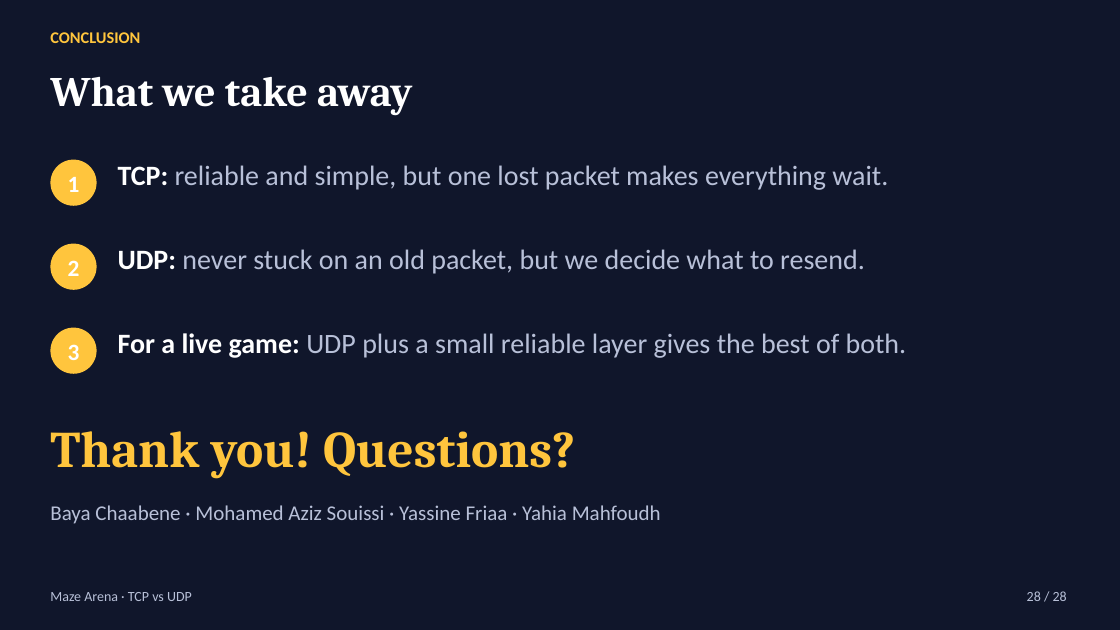
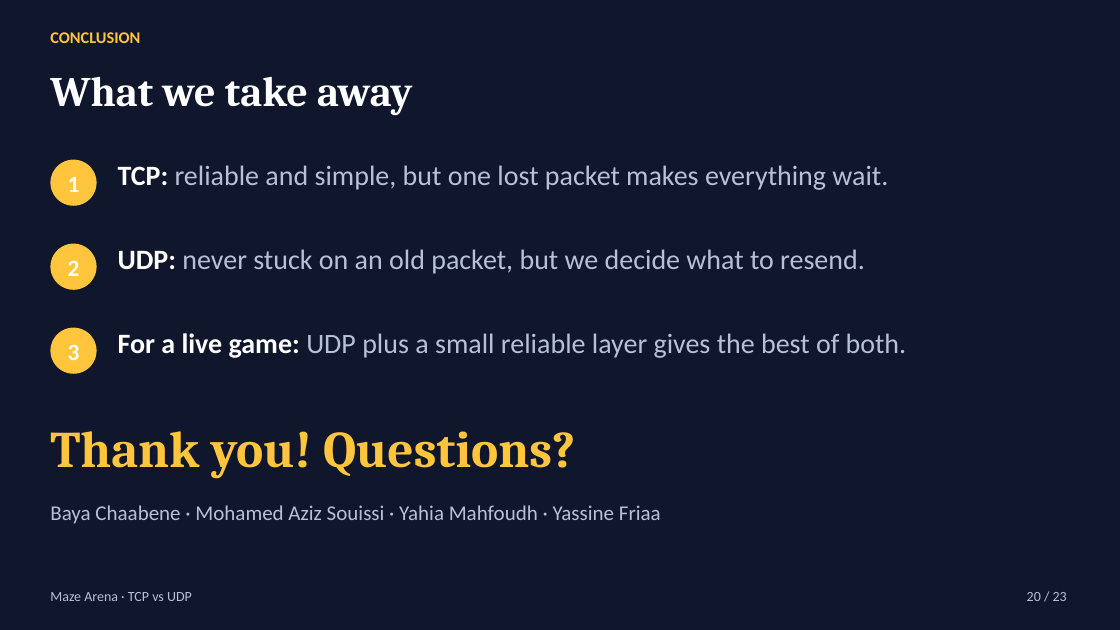
Before and after one commit to bayaCh05/maze-arena, a slide deck: slide 20 of slides/maze_arena_tcp_vs_udp.pptx (slide 28 before the commit). Drawn at 1120x630 pixels with LibreOffice and Linux fonts; fonts in the diff are those of the drawing. Boxes give left, top, right and bottom in pixels: in the first picture for what was removed or moved away, otherwise in the second. Text is boxed around its words. In the diff, an @@ line names an element or a change of style, - is before the commit and + after.

```diff
--- a/slides/maze_arena_tcp_vs_udp.pptx
+++ b/slides/maze_arena_tcp_vs_udp.pptx
@@ text at (50, 505, 661, 524): text changed @@
-Baya Chaabene · Mohamed Aziz Souissi · Yassine Friaa · Yahia Mahfoudh
+Baya Chaabene · Mohamed Aziz Souissi · Yahia Mahfoudh · Yassine Friaa
@@ text at (1027, 592, 1067, 601): text changed @@
-28 / 28
+20 / 23
```
Also in this commit, not shown: 19 other slides changed, 3 slides added, 8 slides removed, 9 other files.
